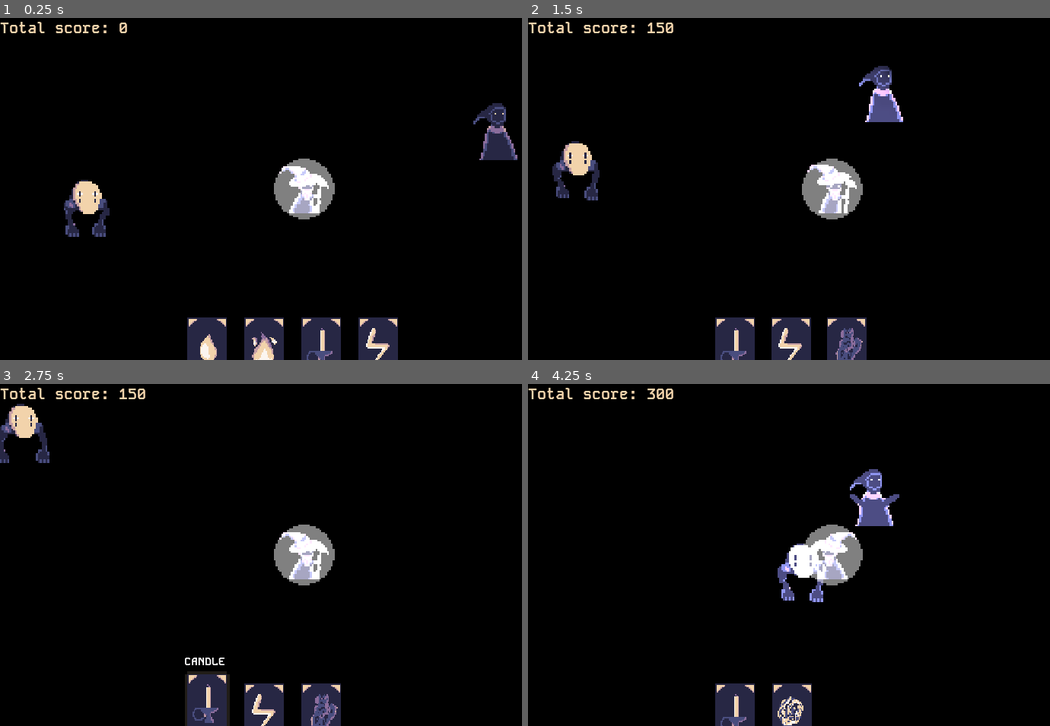
Above: before the commit, frames 1-4 (two rows, left to right).
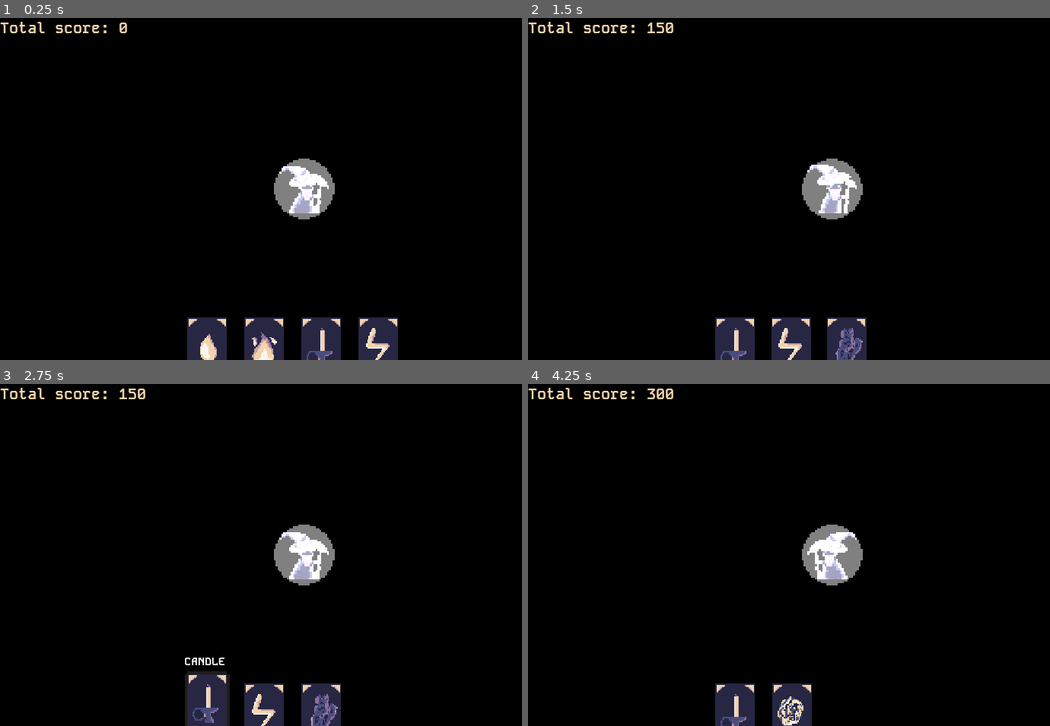
Above: after the commit, the same moments.

Repository: Salach-Malejkum/pirate-software
Game: Godot game, scene res://Scenes/brute_room.tscn
Same seed, same stepped clock (60 frames per second), same inputs: the game is played once before the commit and once after it. This scene is started directly instead of the project's main scene.
Inputs (mouse positions are in pixels of both pictures, inside the frame that each line leads up to):
- Up to frame 1 (0.25 s): no input
- Up to frame 2 (1.5 s): move the mouse to (736, 349) at 0.52 s; hold D (move_right) 0.53-1.28 s; tap E (open_door) at 0.6, 1.35 s; click (736, 349) at 0.67 s; move the mouse to (794, 349) at 1.27 s; hold S (move_down) from 1.28 s (still down); click (794, 349) at 1.42 s
- Up to frame 3 (2.75 s): move the mouse to (208, 715) at 2.02 s; release S (move_down) at 2.03 s; hold D (move_right) from 2.03 s (still down); tap E (open_door) at 2.1 s; click (208, 715) at 2.17 s
- Up to frame 4 (4.25 s): move the mouse to (794, 715) at 2.77 s; release D (move_right) at 2.78 s; hold W (move_up) 2.78-3.53 s; tap E (open_door) at 2.85, 3.6 s; click (794, 715) at 2.92 s; move the mouse to (851, 715) at 3.52 s; hold A (move_left) from 3.53 s (still down); click (851, 715) at 3.67 s

The runs differ from the first frame. In frame 1, 1.6% of the frame differs, in the area x 12-100%, y 24-64%; in frame 2, 1.6%; in frame 3, 0.8%; in frame 4, 1.7%, in the area x 47-72%, y 24-64%.

Commit message:
add bossfight

Diff:
--- /dev/null
+++ b/Scenes/boss_card_interact.tscn
@@ -0,0 +1,16 @@
+[gd_scene load_steps=3 format=3 uid="uid://dd7hdx0lpmffr"]
+
+[ext_resource type="Script" path="res://Scripts/boss_card_interact.gd" id="1_rh0ya"]
+
+[sub_resource type="CircleShape2D" id="CircleShape2D_ed58t"]
+radius = 61.2046
+
+[node name="BossCardInteract" type="Area2D"]
+script = ExtResource("1_rh0ya")
+
+[node name="CollisionShape2D" type="CollisionShape2D" parent="."]
+shape = SubResource("CircleShape2D_ed58t")
+
+[connection signal="input_event" from="." to="." method="_on_input_event"]
+[connection signal="mouse_entered" from="." to="." method="_on_mouse_entered"]
+[connection signal="mouse_exited" from="." to="." method="_on_mouse_exited"]
--- a/Scenes/brute_room.tscn
+++ b/Scenes/brute_room.tscn
@@ -1,8 +1,10 @@
-[gd_scene load_steps=4 format=3 uid="uid://byi082db1bj0n"]
+[gd_scene load_steps=6 format=3 uid="uid://byi082db1bj0n"]
 
 [ext_resource type="PackedScene" uid="uid://cmger4fkxwgg4" path="res://Scenes/enemy_brute.tscn" id="1_qcdf1"]
 [ext_resource type="PackedScene" uid="uid://cb5w2t8c6ybt7" path="res://Scenes/player.tscn" id="2_bruxw"]
 [ext_resource type="PackedScene" uid="uid://10f3h0qs5m5x" path="res://Scenes/enemy_cultist.tscn" id="3_n37sd"]
+[ext_resource type="PackedScene" uid="uid://b60xxshhega8y" path="res://Scenes/enemy_boss.tscn" id="4_rqphi"]
+[ext_resource type="PackedScene" uid="uid://dd7hdx0lpmffr" path="res://Scenes/boss_card_interact.tscn" id="5_3r43k"]
 
 [node name="BruteRoom" type="Node2D"]
 
@@ -16,6 +18,7 @@
 position = Vector2(1014, 198)
 
 [node name="EnemyBrute" parent="." node_paths=PackedStringArray("patrol_points") instance=ExtResource("1_qcdf1")]
+visible = false
 position = Vector2(188, 426)
 patrol_points = [NodePath("../Marker2D"), NodePath("../Marker2D2"), NodePath("../Marker2D3")]
 
@@ -23,4 +26,12 @@
 position = Vector2(314, 417)
 
 [node name="EnemyCultist" parent="." instance=ExtResource("3_n37sd")]
+visible = false
 position = Vector2(417, 386)
+
+[node name="EnemyBoss" parent="." instance=ExtResource("4_rqphi")]
+visible = false
+position = Vector2(307, 294)
+
+[node name="BossCardInteract" parent="." instance=ExtResource("5_3r43k")]
+position = Vector2(422, 346)
--- /dev/null
+++ b/Scenes/enemy_boss.tscn
@@ -0,0 +1,259 @@
+[gd_scene load_steps=34 format=3 uid="uid://b60xxshhega8y"]
+
+[ext_resource type="Script" path="res://Scripts/enemy_boss.gd" id="1_annak"]
+[ext_resource type="Texture2D" uid="uid://dhf767c47nqt4" path="res://ArtAssets/Enemies/boss_atk_1.png" id="1_k6uvf"]
+[ext_resource type="Texture2D" uid="uid://dxcgnljfxu4ib" path="res://ArtAssets/Enemies/boss_idle.png" id="2_ar0tv"]
+[ext_resource type="Texture2D" uid="uid://difoimnssj2dy" path="res://ArtAssets/Enemies/boss_idle_2.png" id="3_71rjt"]
+[ext_resource type="Texture2D" uid="uid://me1dwjf1oq4f" path="res://ArtAssets/Enemies/boss_morph_1.png" id="4_toiu2"]
+
+[sub_resource type="AtlasTexture" id="AtlasTexture_kmjbu"]
+atlas = ExtResource("1_k6uvf")
+region = Rect2(0, 0, 64, 64)
+
+[sub_resource type="AtlasTexture" id="AtlasTexture_c038q"]
+atlas = ExtResource("1_k6uvf")
+region = Rect2(64, 0, 64, 64)
+
+[sub_resource type="AtlasTexture" id="AtlasTexture_2xv3q"]
+atlas = ExtResource("1_k6uvf")
+region = Rect2(128, 0, 64, 64)
+
+[sub_resource type="AtlasTexture" id="AtlasTexture_alkj5"]
+atlas = ExtResource("1_k6uvf")
+region = Rect2(192, 0, 64, 64)
+
+[sub_resource type="AtlasTexture" id="AtlasTexture_st8e8"]
+atlas = ExtResource("1_k6uvf")
+region = Rect2(256, 0, 64, 64)
+
+[sub_resource type="AtlasTexture" id="AtlasTexture_j254w"]
+atlas = ExtResource("2_ar0tv")
+region = Rect2(0, 0, 64, 64)
+
+[sub_resource type="AtlasTexture" id="AtlasTexture_6w1hj"]
+atlas = ExtResource("2_ar0tv")
+region = Rect2(64, 0, 64, 64)
+
+[sub_resource type="AtlasTexture" id="AtlasTexture_jrgp0"]
+atlas = ExtResource("2_ar0tv")
+region = Rect2(128, 0, 64, 64)
+
+[sub_resource type="AtlasTexture" id="AtlasTexture_gto12"]
+atlas = ExtResource("2_ar0tv")
+region = Rect2(192, 0, 64, 64)
+
+[sub_resource type="AtlasTexture" id="AtlasTexture_86y7b"]
+atlas = ExtResource("2_ar0tv")
+region = Rect2(256, 0, 64, 64)
+
+[sub_resource type="AtlasTexture" id="AtlasTexture_yoncs"]
+atlas = ExtResource("2_ar0tv")
+region = Rect2(320, 0, 64, 64)
+
+[sub_resource type="AtlasTexture" id="AtlasTexture_bct4o"]
+atlas = ExtResource("2_ar0tv")
+region = Rect2(384, 0, 64, 64)
+
+[sub_resource type="AtlasTexture" id="AtlasTexture_0ngev"]
+atlas = ExtResource("3_71rjt")
+region = Rect2(0, 0, 64, 64)
+
+[sub_resource type="AtlasTexture" id="AtlasTexture_p2fj7"]
+atlas = ExtResource("3_71rjt")
+region = Rect2(64, 0, 64, 64)
+
+[sub_resource type="AtlasTexture" id="AtlasTexture_lurk6"]
+atlas = ExtResource("3_71rjt")
+region = Rect2(128, 0, 64, 64)
+
+[sub_resource type="AtlasTexture" id="AtlasTexture_7ghex"]
+atlas = ExtResource("3_71rjt")
+region = Rect2(192, 0, 64, 64)
+
+[sub_resource type="AtlasTexture" id="AtlasTexture_57lwm"]
+atlas = ExtResource("3_71rjt")
+region = Rect2(256, 0, 64, 64)
+
+[sub_resource type="AtlasTexture" id="AtlasTexture_r3eln"]
+atlas = ExtResource("4_toiu2")
+region = Rect2(0, 0, 64, 64)
+
+[sub_resource type="AtlasTexture" id="AtlasTexture_1v5m1"]
+atlas = ExtResource("4_toiu2")
+region = Rect2(64, 0, 64, 64)
+
+[sub_resource type="AtlasTexture" id="AtlasTexture_st0vs"]
+atlas = ExtResource("4_toiu2")
+region = Rect2(128, 0, 64, 64)
+
+[sub_resource type="AtlasTexture" id="AtlasTexture_ku5na"]
+atlas = ExtResource("4_toiu2")
+region = Rect2(192, 0, 64, 64)
+
+[sub_resource type="AtlasTexture" id="AtlasTexture_fp0cf"]
+atlas = ExtResource("4_toiu2")
+region = Rect2(256, 0, 64, 64)
+
+[sub_resource type="AtlasTexture" id="AtlasTexture_ymxed"]
+atlas = ExtResource("4_toiu2")
+region = Rect2(320, 0, 64, 64)
+
+[sub_resource type="SpriteFrames" id="SpriteFrames_pgge2"]
+animations = [{
+"frames": [{
+"duration": 1.0,
+"texture": SubResource("AtlasTexture_kmjbu")
+}, {
+"duration": 1.0,
+"texture": SubResource("AtlasTexture_c038q")
+}, {
+"duration": 1.0,
+"texture": SubResource("AtlasTexture_2xv3q")
+}, {
+"duration": 1.0,
+"texture": SubResource("AtlasTexture_alkj5")
+}, {
+"duration": 1.0,
+"texture": SubResource("AtlasTexture_st8e8")
+}],
+"loop": false,
+"name": &"attack 1",
+"speed": 10.0
+}, {
+"frames": [{
+"duration": 1.0,
+"texture": SubResource("AtlasTexture_j254w")
+}, {
+"duration": 1.0,
+"texture": SubResource("AtlasTexture_6w1hj")
+}, {
+"duration": 1.0,
+"texture": SubResource("AtlasTexture_jrgp0")
+}, {
+"duration": 1.0,
+"texture": SubResource("AtlasTexture_gto12")
+}, {
+"duration": 1.0,
+"texture": SubResource("AtlasTexture_86y7b")
+}, {
+"duration": 1.0,
+"texture": SubResource("AtlasTexture_yoncs")
+}, {
+"duration": 1.0,
+"texture": SubResource("AtlasTexture_bct4o")
+}],
+"loop": true,
+"name": &"idle",
+"speed": 10.0
+}, {
+"frames": [{
+"duration": 1.0,
+"texture": SubResource("AtlasTexture_0ngev")
+}, {
+"duration": 1.0,
+"texture": SubResource("AtlasTexture_p2fj7")
+}, {
+"duration": 1.0,
+"texture": SubResource("AtlasTexture_lurk6")
+}, {
+"duration": 1.0,
+"texture": SubResource("AtlasTexture_7ghex")
+}, {
+"duration": 1.0,
+"texture": SubResource("AtlasTexture_57lwm")
+}],
+"loop": true,
+"name": &"idle_2",
+"speed": 10.0
+}, {
+"frames": [{
+"duration": 1.0,
+"texture": SubResource("AtlasTexture_r3eln")
+}, {
+"duration": 1.0,
+"texture": SubResource("AtlasTexture_1v5m1")
+}, {
+"duration": 1.0,
+"texture": SubResource("AtlasTexture_st0vs")
+}, {
+"duration": 1.0,
+"texture": SubResource("AtlasTexture_ku5na")
+}, {
+"duration": 1.0,
+"texture": SubResource("AtlasTexture_fp0cf")
+}, {
+"duration": 1.0,
+"texture": SubResource("AtlasTexture_ymxed")
+}],
+"loop": false,
+"name": &"morph_1_2",
+"speed": 10.0
+}]
+
+[sub_resource type="RectangleShape2D" id="RectangleShape2D_vh6of"]
+size = Vector2(36, 41)
+
+[sub_resource type="StyleBoxFlat" id="StyleBoxFlat_pdh26"]
+bg_color = Color(0.286275, 0.301961, 0.494118, 1)
+border_width_left = 1
+border_width_top = 1
+border_width_right = 1
+border_width_bottom = 1
+border_color = Color(0.152941, 0.152941, 0.266667, 1)
+corner_radius_top_left = 2
+corner_radius_top_right = 2
+corner_radius_bottom_right = 2
+corner_radius_bottom_left = 2
+expand_margin_left = 1.0
+expand_margin_top = 1.0
+expand_margin_right = 1.0
+expand_margin_bottom = 1.0
+anti_aliasing = false
+
+[sub_resource type="StyleBoxFlat" id="StyleBoxFlat_68phl"]
+bg_color = Color(0.94902, 0.827451, 0.670588, 1)
+corner_radius_top_left = 2
+corner_radius_top_right = 2
+corner_radius_bottom_right = 2
+corner_radius_bottom_left = 2
+anti_aliasing = false
+
+[sub_resource type="Theme" id="Theme_803vi"]
+ProgressBar/styles/background = SubResource("StyleBoxFlat_pdh26")
+ProgressBar/styles/fill = SubResource("StyleBoxFlat_68phl")
+
+[node name="EnemyBoss" type="CharacterBody2D"]
+collision_layer = 4
+collision_mask = 2
+script = ExtResource("1_annak")
+
+[node name="AnimatedSprite2D" type="AnimatedSprite2D" parent="."]
+sprite_frames = SubResource("SpriteFrames_pgge2")
+animation = &"attack 1"
+
+[node name="CollisionShape2D" type="CollisionShape2D" parent="."]
+position = Vector2(-1, 11.5)
+shape = SubResource("RectangleShape2D_vh6of")
+
+[node name="SpellCd" type="Timer" parent="."]
+one_shot = true
+
+[node name="MorphTimer" type="Timer" parent="."]
+one_shot = true
+
+[node name="SpawnCd" type="Timer" parent="."]
+one_shot = true
+
+[node name="ProgressBar" type="ProgressBar" parent="."]
+offset_left = -45.0
+offset_top = -42.0
+offset_right = 47.0
+offset_bottom = -31.0
+theme = SubResource("Theme_803vi")
+max_value = 2000.0
+value = 250.0
+show_percentage = false
+
+[connection signal="timeout" from="SpellCd" to="." method="_on_spell_cd_timeout"]
+[connection signal="timeout" from="MorphTimer" to="." method="_on_morph_timer_timeout"]
+[connection signal="timeout" from="SpawnCd" to="." method="_on_spawn_cd_timeout"]
--- /dev/null
+++ b/Scripts/boss_card_interact.gd
@@ -0,0 +1,31 @@
+extends Area2D
+
+var is_mouse_hovering = false
+var packed_boss = preload("res://Scenes/enemy_boss.tscn")
+
+var _boss_spawned = false
+
+func _on_mouse_entered():
+	is_mouse_hovering = true
+
+
+func _on_mouse_exited():
+	is_mouse_hovering = false
+
+
+func _on_input_event(viewport, event, shape_idx):
+	# nested ifs to ensure no exceptions
+	if is_mouse_hovering and event is InputEventMouseButton:
+		if event.button_index == MOUSE_BUTTON_LEFT and event.pressed:
+			_card_interaction()
+
+# poki co - ogien zapala na x czasu, woda gasi
+# nie mam pomyslu jak to zrobic ladniej wiec moze sie bedzie dalo poprawic
+func _card_interaction():
+	# nested ifs to ensure no exceptions
+	if GameManager.selected_card != null and not _boss_spawned:
+		if GameManager.selected_card.card_type == Globals.card_types.BEAST_HEAD:
+			GameManager.card_used.emit()
+			var boss_instance = packed_boss.instantiate()
+			add_child(boss_instance)
+			_boss_spawned = true
--- /dev/null
+++ b/Scripts/enemy_boss.gd
@@ -0,0 +1,95 @@
+class_name Boss
+
+extends CharacterBody2D
+
+var player_node : Player
+var _damage_sources = []
+var _current_hp : float = 1000.0
+
+@onready var sprite_anim = $AnimatedSprite2D
+@onready var spell_timer = $SpellCd
+@onready var morph_timer = $MorphTimer
+@onready var spawn_timer = $SpawnCd
+@onready var health_bar = $ProgressBar
+
+var packaged_enemy = preload("res://Scenes/enemy.tscn")
+var packaged_spell = preload("res://Scenes/cult_mark_spell.tscn")
+var _current_phase = 1
+
+func _ready():
+	health_bar.max_value = _current_hp
+	sprite_anim.play("idle")
+	spell_timer.start(3.0)
+
+
+func _physics_process(delta):
+	if player_node == null:
+		player_node = get_tree().get_first_node_in_group("Player")
+
+	_current_hp -= delta * 30 * _damage_sources.size()
+	health_bar.value = _current_hp
+	if _current_hp <= 0.0:
+		GameManager.total_kills += 1
+		if GameManager.total_kills == 2:
+			GameManager.tutorial_progress.emit()
+		queue_free()
+		emit_signal("enemy_dead")
+
+
+func set_max_hp(max_hp):
+	_current_hp = max_hp
+
+
+func add_dmg_source(src):
+	if src not in self._damage_sources:
+		self._damage_sources.append(src)
+
+
+func del_dmg_source(src):
+	if is_instance_valid(src):
+		self._damage_sources.erase(src)
+
+
+func _on_spell_cd_timeout():
+	if _current_phase == 2:
+		return
+	sprite_anim.play("attack 1")
+	await sprite_anim.animation_finished
+	var spell_instance = packaged_spell.instantiate()
+	add_child(spell_instance)
+	spell_timer.start(0.5)
+	if morph_timer.is_stopped():
+		morph_timer.start(10.0)
+
+
+func _on_morph_timer_timeout():
+	_current_phase = 1 if _current_phase == 2 else 2
+	print(_current_phase)
+	spell_timer.stop()
+	spawn_timer.stop()
+	if _current_phase == 2:
+		sprite_anim.play("morph_1_2")
+		await sprite_anim.animation_finished
+		sprite_anim.play("idle_2")
+		spawn_timer.start(1.0)
+	elif _current_phase == 1:
+		sprite_anim.play_backwards("morph_1_2")
+		await sprite_anim.animation_finished
+		sprite_anim.play("idle")
+		spell_timer.start(0.5)
+
+
+func _on_spawn_cd_timeout():
+	if _current_phase == 1:
+		return
+	var enemy_1 = packaged_enemy.instantiate()
+	enemy_1.set_max_hp(30.0)
+	enemy_1.position.x -= 10.0
+	var enemy_2 = packaged_enemy.instantiate()
+	enemy_2.set_max_hp(30.0)
+	enemy_2.position.x += 10.0
+	add_child(enemy_1)
+	add_child(enemy_2)
+	spawn_timer.start(1.0)
+	if morph_timer.is_stopped():
+		morph_timer.start(10.0)
--- a/Scripts/player.gd
+++ b/Scripts/player.gd
@@ -107,7 +107,7 @@
 
 
 func _on_damage_area_body_entered(body):
-	if body is Enemy or body is Enemy_Brute:
+	if body is Enemy or body is Enemy_Brute or body is Boss:
 		if self.light.energy > player_min_hp:
 			enemy_arr.append(body)
 			if light.energy > player_min_hp:
@@ -115,19 +115,19 @@
 
 
 func _on_damage_area_body_exited(body):
-	if body is Enemy or body is Enemy_Brute:
+	if body is Enemy or body is Enemy_Brute or body is Boss:
 		if self.light.energy > player_min_hp:
 			enemy_arr.erase(body)
 			body.del_dmg_source(self)
 
 
 func _on_death_area_body_entered(body):
-	if body is Enemy or body is Enemy_Brute:
+	if body is Enemy or body is Enemy_Brute or body is Boss:
 		self.deadly_enemies += 1
 
 
 func _on_death_area_body_exited(body):
-	if body is Enemy or body is Enemy_Brute:
+	if body is Enemy or body is Enemy_Brute or body is Boss:
 		self.deadly_enemies -= 1
 
 
